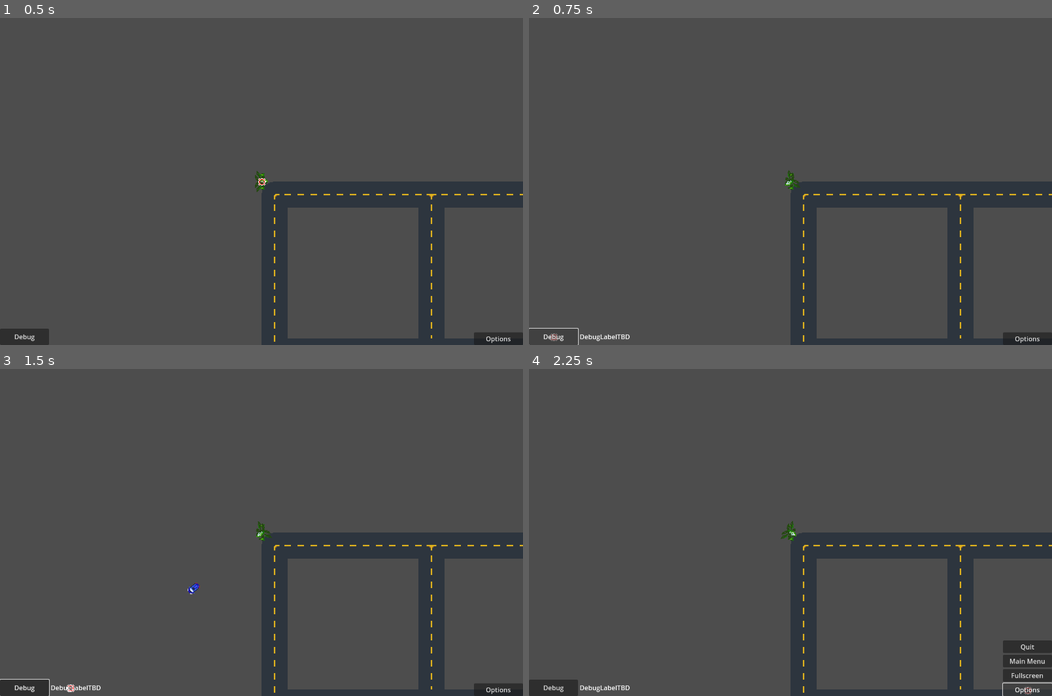
Above: before the commit, frames 1-4 (two rows, left to right).
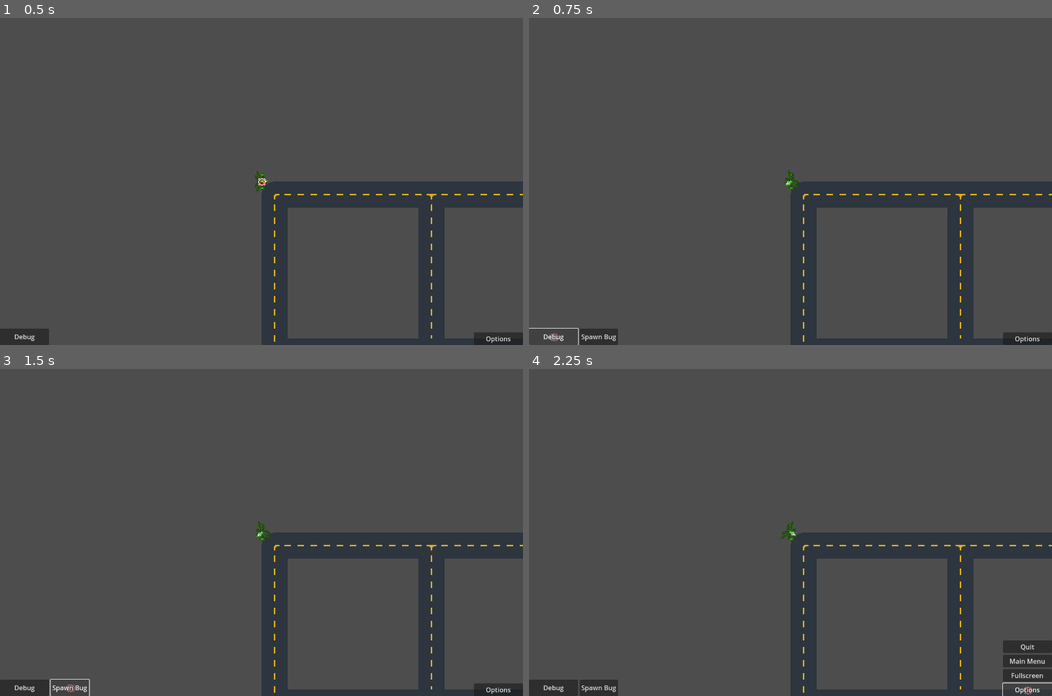
Above: after the commit, the same moments.

Repository: asoberbeck/mj6a
Game: Godot game, scene res://mockup.tscn
The game is run twice, just before and just after one commit, with the same random seed, the same clock (stepped at 60 frames per second) and the same inputs.
Inputs (mouse positions are in pixels of both pictures, inside the frame that each line leads up to):
- Up to frame 1 (0.5 s): no input
- Up to frame 2 (0.75 s): click "Debug" at 0.5 s
- Up to frame 3 (1.5 s): click (67, 689) at 1.25 s, where only the run after the commit has a clickable "Spawn Bug"
- Up to frame 4 (2.25 s): click "Options" at 2 s

Frame 1 is identical in both runs. In frame 2, 0.4% of the frame differs, in the area x 9-20%, y 95-100%; in frame 3, 0.2%; in frame 4, 0.4%.

Commit message:
i'm doing my part, squish squish squish

Diff:
--- /dev/null
+++ b/bug_1.gd
@@ -0,0 +1 @@
+extends CharacterBody2D
--- /dev/null
+++ b/bug_1.tscn
@@ -0,0 +1,18 @@
+[gd_scene load_steps=4 format=3 uid="uid://dxm0xeroxou36"]
+
+[ext_resource type="Script" uid="uid://dwtdi7wdir7lq" path="res://bug_1.gd" id="1_g8b81"]
+[ext_resource type="Texture2D" uid="uid://csdakyqomg8pt" path="res://tilesheet.png" id="2_j7aci"]
+
+[sub_resource type="CircleShape2D" id="CircleShape2D_kaby4"]
+
+[node name="Bug1" type="CharacterBody2D" groups=["shootable"]]
+script = ExtResource("1_g8b81")
+
+[node name="CollisionShape2D" type="CollisionShape2D" parent="."]
+scale = Vector2(0.33, 0.33)
+shape = SubResource("CircleShape2D_kaby4")
+
+[node name="Sprite2D" type="Sprite2D" parent="."]
+texture = ExtResource("2_j7aci")
+region_enabled = true
+region_rect = Rect2(0, 0, 16, 16)
--- a/bullet_1.gd
+++ b/bullet_1.gd
@@ -10,3 +10,10 @@
 		queue_free()
 		return
 	position += Vector2(1, 0).rotated(global_rotation)*speed*delta
+
+func _on_body_entered(body):
+	print("bullet_1 _on_body_entered(), body ==", body)
+	if body.is_in_group("shootable"):
+		print("kaboom")
+		body.queue_free()
+		queue_free()
--- a/bullet_1.tscn
+++ b/bullet_1.tscn
@@ -17,3 +17,5 @@
 texture = ExtResource("2_yp86r")
 region_enabled = true
 region_rect = Rect2(0, 16, 16, 16)
+
+[connection signal="body_entered" from="." to="." method="_on_body_entered"]
--- a/menus_canvas.gd
+++ b/menus_canvas.gd
@@ -26,6 +26,6 @@
 func _on_debug_button_pressed():
 	Mockup.debug_mode = not Mockup.debug_mode
 	if Mockup.debug_mode:
-		$DebugHBox/DebugLabel.show()
+		$DebugHBox/SpawnBugButton.show()
 	else:
-		$DebugHBox/DebugLabel.hide()
+		$DebugHBox/SpawnBugButton.hide()
--- a/mockup.gd
+++ b/mockup.gd
@@ -1,7 +1,14 @@
 extends Node2D
 
 @export var debug_mode = false
+@export var bug_spawn_distance = 300
 
 func _input(event):
 	if event.is_action_pressed("ui_cancel"):
 		get_tree().quit()
+
+func _on_spawn_bug_button_pressed():
+	var bug_1 = preload("res://bug_1.tscn").instantiate()
+	bug_1.position = ($Mech.position +
+		bug_spawn_distance*Vector2(1, 0).rotated(randf_range(0, 2*PI)))
+	$BugsCollection.add_child(bug_1)
--- a/mockup.tscn
+++ b/mockup.tscn
@@ -89,6 +89,8 @@
 
 [node name="BulletsCollection" type="Node2D" parent="."]
 
+[node name="BugsCollection" type="Node2D" parent="."]
+
 [node name="Mech" type="CharacterBody2D" parent="."]
 script = ExtResource("2_pp484")
 
@@ -173,12 +175,13 @@
 layout_mode = 2
 text = "Debug"
 
-[node name="DebugLabel" type="Label" parent="MenusCanvas/DebugHBox"]
+[node name="SpawnBugButton" type="Button" parent="MenusCanvas/DebugHBox"]
 visible = false
 layout_mode = 2
-text = "DebugLabelTBD"
+text = "Spawn Bug"
 
 [connection signal="pressed" from="MenusCanvas/OptionsVBox/QuitButton" to="MenusCanvas" method="_on_quit_button_pressed"]
 [connection signal="pressed" from="MenusCanvas/OptionsVBox/FullscreenButton" to="MenusCanvas" method="_on_fullscreen_button_pressed"]
 [connection signal="pressed" from="MenusCanvas/OptionsVBox/OptionsButton" to="MenusCanvas" method="_on_options_button_pressed"]
 [connection signal="pressed" from="MenusCanvas/DebugHBox/DebugButton" to="MenusCanvas" method="_on_debug_button_pressed"]
+[connection signal="pressed" from="MenusCanvas/DebugHBox/SpawnBugButton" to="." method="_on_spawn_bug_button_pressed"]
Not shown, added: bug_1.gd.uid
